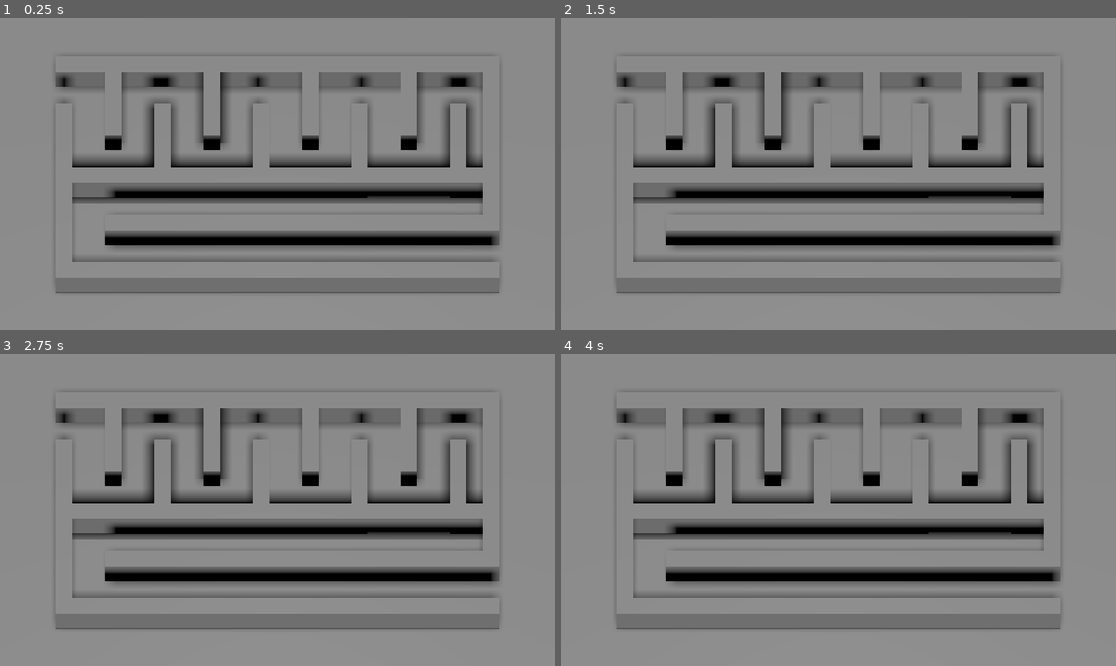
Above: before the commit, frames 1-4 (two rows, left to right).
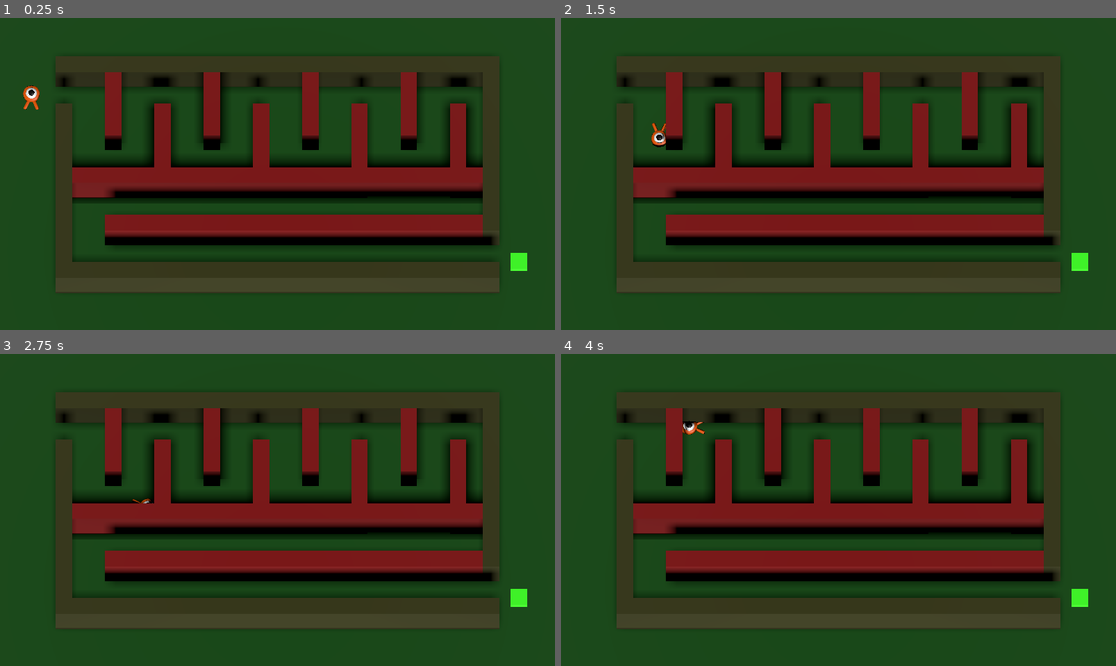
Above: after the commit, the same moments.

Repository: ThomasRichardson647/Research_Project_Godot
Game: Godot game, scene res://main.tscn
Two runs of this game, one before a commit and one after it. Both use one fixed random seed, a clock stepped at 60 frames per second and the inputs below. The project has no main scene, so this scene is started directly.
Inputs:
- Up to frame 1 (0.25 s): no input
- Up to frame 2 (1.5 s): tap Enter at 0.5 s; hold Right (move_right) 0.53-1.28 s; tap Space at 1.25 s; hold Down (move_back) from 1.28 s (still down)
- Up to frame 3 (2.75 s): tap Enter at 2 s; release Down (move_back) at 2.03 s; hold Right (move_right) from 2.03 s (still down)
- Up to frame 4 (4 s): tap Space at 2.75 s; release Right (move_right) at 2.78 s; hold Up (move_forward) 2.78-3.53 s; tap Enter at 3.5 s; hold Left (move_left) from 3.53 s (still down)

The runs differ from the first frame. In frame 1, 96% of the frame differs, in the area x 0-100%, y 0-100%; in frame 2, 96%; in frame 3, 96%; in frame 4, 96%.

Commit message:
Finished maze, added goal and main menu

Diff:
--- /dev/null
+++ b/main.gd
@@ -0,0 +1,18 @@
+extends Node
+
+@onready var player = $Player
+@onready var spawn = $SpawnPoint
+
+# Called when the node enters the scene tree for the first time.
+func _ready() -> void:
+	player.global_position = spawn.global_position
+
+
+# Called every frame. 'delta' is the elapsed time since the previous frame.
+func _process(delta: float) -> void:
+	pass
+
+
+func _on_goal_body_entered(body: Node3D) -> void:
+	if body.name == "Player":
+		get_tree().change_scene_to_file("res://main_menu.tscn")
--- a/main.tscn
+++ b/main.tscn
@@ -1,5 +1,6 @@
 [gd_scene format=3 uid="uid://2wap0283yk0r"]
 
+[ext_resource type="Script" uid="uid://cc8n3086pvl18" path="res://main.gd" id="1_0xm2m"]
 [ext_resource type="PackedScene" uid="uid://ceuu150fmggvr" path="res://player.tscn" id="1_ig7tw"]
 
 [sub_resource type="BoxShape3D" id="BoxShape3D_v6lpu"]
@@ -8,86 +9,131 @@
 [sub_resource type="BoxMesh" id="BoxMesh_v6lpu"]
 size = Vector3(60, 2, 60)
 
+[sub_resource type="StandardMaterial3D" id="StandardMaterial3D_lquwl"]
+albedo_color = Color(0.024324939, 0.28001264, 0.014293293, 1)
+
 [sub_resource type="BoxMesh" id="BoxMesh_k8axb"]
 size = Vector3(27, 4, 1)
 
+[sub_resource type="StandardMaterial3D" id="StandardMaterial3D_jix8l"]
+albedo_color = Color(0.20166707, 0.20434949, 0.044300355, 1)
+
 [sub_resource type="ConcavePolygonShape3D" id="ConcavePolygonShape3D_ig7tw"]
 data = PackedVector3Array(-13.5, 2, 0.5, 13.5, 2, 0.5, -13.5, -2, 0.5, 13.5, 2, 0.5, 13.5, -2, 0.5, -13.5, -2, 0.5, 13. …(464 unchanged characters)…
 
 [sub_resource type="BoxMesh" id="BoxMesh_4b1ng"]
 size = Vector3(1, 5, 11)
 
+[sub_resource type="StandardMaterial3D" id="StandardMaterial3D_glbon"]
+albedo_color = Color(0.2, 0.20392157, 0.043137256, 1)
+
 [sub_resource type="ConcavePolygonShape3D" id="ConcavePolygonShape3D_0xm2m"]
 data = PackedVector3Array(-0.5, 2.5, 5.5, 0.5, 2.5, 5.5, -0.5, -2.5, 5.5, 0.5, 2.5, 5.5, 0.5, -2.5, 5.5, -0.5, -2.5, 5. …(500 unchanged characters)…
 
 [sub_resource type="BoxMesh" id="BoxMesh_wxgqv"]
 size = Vector3(26, 5, 1)
 
+[sub_resource type="StandardMaterial3D" id="StandardMaterial3D_nlkkf"]
+albedo_color = Color(0.2, 0.20392157, 0.043137256, 1)
+
 [sub_resource type="ConcavePolygonShape3D" id="ConcavePolygonShape3D_h2yge"]
 data = PackedVector3Array(-13, 2.5, 0.5, 13, 2.5, 0.5, -13, -2.5, 0.5, 13, 2.5, 0.5, 13, -2.5, 0.5, -13, -2.5, 0.5, 13, …(464 unchanged characters)…
 
 [sub_resource type="BoxMesh" id="BoxMesh_iimlg"]
 size = Vector3(1, 5, 10)
 
+[sub_resource type="StandardMaterial3D" id="StandardMaterial3D_qe12f"]
+albedo_color = Color(0.2, 0.20392157, 0.043137256, 1)
+
 [sub_resource type="ConcavePolygonShape3D" id="ConcavePolygonShape3D_1bvp3"]
 data = PackedVector3Array(-0.5, 2.5, 5, 0.5, 2.5, 5, -0.5, -2.5, 5, 0.5, 2.5, 5, 0.5, -2.5, 5, -0.5, -2.5, 5, 0.5, 2.5, …(428 unchanged characters)…
 
 [sub_resource type="BoxMesh" id="BoxMesh_qeqny"]
 size = Vector3(1, 5, 4)
 
+[sub_resource type="StandardMaterial3D" id="StandardMaterial3D_8qtwp"]
+albedo_color = Color(0.49411765, 0, 0.007843138, 1)
+
 [sub_resource type="ConcavePolygonShape3D" id="ConcavePolygonShape3D_lquwl"]
 data = PackedVector3Array(-0.5, 2.5, 2, 0.5, 2.5, 2, -0.5, -2.5, 2, 0.5, 2.5, 2, 0.5, -2.5, 2, -0.5, -2.5, 2, 0.5, 2.5, …(428 unchanged characters)…
 
 [sub_resource type="BoxMesh" id="BoxMesh_8bw5d"]
 size = Vector3(5, 5, 1)
 
+[sub_resource type="StandardMaterial3D" id="StandardMaterial3D_dy7ct"]
+albedo_color = Color(0.49411765, 0, 0.007843138, 1)
+
 [sub_resource type="ConcavePolygonShape3D" id="ConcavePolygonShape3D_7mycd"]
 data = PackedVector3Array(-2.5, 2.5, 0.5, 2.5, 2.5, 0.5, -2.5, -2.5, 0.5, 2.5, 2.5, 0.5, 2.5, -2.5, 0.5, -2.5, -2.5, 0. …(500 unchanged characters)…
 
 [sub_resource type="BoxMesh" id="BoxMesh_c3pvy"]
 size = Vector3(1, 4, 5)
 
+[sub_resource type="StandardMaterial3D" id="StandardMaterial3D_0o4t1"]
+albedo_color = Color(0.49411765, 0, 0.007843138, 1)
+
 [sub_resource type="ConcavePolygonShape3D" id="ConcavePolygonShape3D_272bh"]
 data = PackedVector3Array(-0.5, 2, 2.5, 0.5, 2, 2.5, -0.5, -2, 2.5, 0.5, 2, 2.5, 0.5, -2, 2.5, -0.5, -2, 2.5, 0.5, 2, - …(428 unchanged characters)…
 
 [sub_resource type="BoxMesh" id="BoxMesh_jatrp"]
 size = Vector3(11, 4, 1)
 
+[sub_resource type="StandardMaterial3D" id="StandardMaterial3D_j5v2v"]
+albedo_color = Color(0.49411765, 0, 0.007843138, 1)
+
 [sub_resource type="ConcavePolygonShape3D" id="ConcavePolygonShape3D_5vw27"]
 data = PackedVector3Array(-5.5, 2, 0.5, 5.5, 2, 0.5, -5.5, -2, 0.5, 5.5, 2, 0.5, 5.5, -2, 0.5, -5.5, -2, 0.5, 5.5, 2, - …(428 unchanged characters)…
 
 [sub_resource type="BoxMesh" id="BoxMesh_un2v1"]
 size = Vector3(1, 5, 4)
 
+[sub_resource type="StandardMaterial3D" id="StandardMaterial3D_iotk1"]
+albedo_color = Color(0.49411765, 0, 0.007843138, 1)
+
 [sub_resource type="ConcavePolygonShape3D" id="ConcavePolygonShape3D_kek77"]
 data = PackedVector3Array(-0.5, 2.5, 2, 0.5, 2.5, 2, -0.5, -2.5, 2, 0.5, 2.5, 2, 0.5, -2.5, 2, -0.5, -2.5, 2, 0.5, 2.5, …(428 unchanged characters)…
 
 [sub_resource type="BoxMesh" id="BoxMesh_kuwib"]
 size = Vector3(1, 4, 5)
 
+[sub_resource type="StandardMaterial3D" id="StandardMaterial3D_w44g7"]
+albedo_color = Color(0.49411765, 0, 0.007843138, 1)
+
 [sub_resource type="ConcavePolygonShape3D" id="ConcavePolygonShape3D_4c57u"]
 data = PackedVector3Array(-0.5, 2, 2.5, 0.5, 2, 2.5, -0.5, -2, 2.5, 0.5, 2, 2.5, 0.5, -2, 2.5, -0.5, -2, 2.5, 0.5, 2, - …(428 unchanged characters)…
 
 [sub_resource type="BoxMesh" id="BoxMesh_ix1yx"]
 size = Vector3(1, 4, 4)
 
+[sub_resource type="StandardMaterial3D" id="StandardMaterial3D_cm266"]
+albedo_color = Color(0.49411765, 0, 0.007843138, 1)
+
 [sub_resource type="ConcavePolygonShape3D" id="ConcavePolygonShape3D_efxa6"]
 data = PackedVector3Array(-0.5, 2, 2, 0.5, 2, 2, -0.5, -2, 2, 0.5, 2, 2, 0.5, -2, 2, -0.5, -2, 2, 0.5, 2, -2, -0.5, 2,  …(356 unchanged characters)…
 
 [sub_resource type="BoxMesh" id="BoxMesh_0hbhk"]
 size = Vector3(1, 6, 5)
 
+[sub_resource type="StandardMaterial3D" id="StandardMaterial3D_g8g3n"]
+albedo_color = Color(0.49411765, 0, 0.007843138, 1)
+
 [sub_resource type="ConcavePolygonShape3D" id="ConcavePolygonShape3D_dg77c"]
 data = PackedVector3Array(-0.5, 3, 2.5, 0.5, 3, 2.5, -0.5, -3, 2.5, 0.5, 3, 2.5, 0.5, -3, 2.5, -0.5, -3, 2.5, 0.5, 3, - …(428 unchanged characters)…
 
 [sub_resource type="BoxMesh" id="BoxMesh_w7llf"]
 size = Vector3(5, 2, 1)
 
+[sub_resource type="StandardMaterial3D" id="StandardMaterial3D_8u0te"]
+albedo_color = Color(0.49411765, 0, 0.007843138, 1)
+
 [sub_resource type="ConcavePolygonShape3D" id="ConcavePolygonShape3D_ycdy4"]
 data = PackedVector3Array(-2.5, 1, 0.5, 2.5, 1, 0.5, -2.5, -1, 0.5, 2.5, 1, 0.5, 2.5, -1, 0.5, -2.5, -1, 0.5, 2.5, 1, - …(428 unchanged characters)…
 
 [sub_resource type="BoxMesh" id="BoxMesh_kmxhb"]
-size = Vector3(1, 5, 5)
+size = Vector3(1, 5, 4)
+
+[sub_resource type="StandardMaterial3D" id="StandardMaterial3D_oiatc"]
+albedo_color = Color(0.49411765, 0, 0.007843138, 1)
 
 [sub_resource type="ConcavePolygonShape3D" id="ConcavePolygonShape3D_w48qg"]
 data = PackedVector3Array(-0.5, 2.5, 2.5, 0.5, 2.5, 2.5, -0.5, -2.5, 2.5, 0.5, 2.5, 2.5, 0.5, -2.5, 2.5, -0.5, -2.5, 2. …(500 unchanged characters)…
@@ -95,22 +141,41 @@
 [sub_resource type="BoxMesh" id="BoxMesh_nog0t"]
 size = Vector3(1, 4, 5)
 
+[sub_resource type="StandardMaterial3D" id="StandardMaterial3D_0xm2m"]
+albedo_color = Color(0.49411765, 0, 0.007843138, 1)
+
 [sub_resource type="ConcavePolygonShape3D" id="ConcavePolygonShape3D_vivmo"]
 data = PackedVector3Array(-0.5, 2, 2.5, 0.5, 2, 2.5, -0.5, -2, 2.5, 0.5, 2, 2.5, 0.5, -2, 2.5, -0.5, -2, 2.5, 0.5, 2, - …(428 unchanged characters)…
 
 [sub_resource type="BoxMesh" id="BoxMesh_k1mh7"]
 size = Vector3(1, 5, 1)
 
+[sub_resource type="StandardMaterial3D" id="StandardMaterial3D_h2yge"]
+albedo_color = Color(0.49411765, 0, 0.007843138, 1)
+
 [sub_resource type="ConcavePolygonShape3D" id="ConcavePolygonShape3D_2cqfq"]
 data = PackedVector3Array(-0.5, 2.5, 0.5, 0.5, 2.5, 0.5, -0.5, -2.5, 0.5, 0.5, 2.5, 0.5, 0.5, -2.5, 0.5, -0.5, -2.5, 0. …(500 unchanged characters)…
 
 [sub_resource type="BoxMesh" id="BoxMesh_xr7y4"]
 size = Vector3(23, 5, 1)
 
+[sub_resource type="StandardMaterial3D" id="StandardMaterial3D_1bvp3"]
+albedo_color = Color(0.49411765, 0, 0.007843138, 1)
+
 [sub_resource type="ConcavePolygonShape3D" id="ConcavePolygonShape3D_yaehf"]
 data = PackedVector3Array(-11.5, 2.5, 0.5, 11.5, 2.5, 0.5, -11.5, -2.5, 0.5, 11.5, 2.5, 0.5, 11.5, -2.5, 0.5, -11.5, -2 …(536 unchanged characters)…
 
+[sub_resource type="StandardMaterial3D" id="StandardMaterial3D_7kgmd"]
+albedo_color = Color(0.23529412, 1, 0.1254902, 1)
+
+[sub_resource type="BoxMesh" id="BoxMesh_k4b4w"]
+material = SubResource("StandardMaterial3D_7kgmd")
+
+[sub_resource type="BoxShape3D" id="BoxShape3D_g856t"]
+size = Vector3(2, 2, 3)
+
 [node name="Main" type="Node" unique_id=907880105]
+script = ExtResource("1_0xm2m")
 
 [node name="Ground" type="StaticBody3D" parent="." unique_id=1921042682]
 transform = Transform3D(1, 0, 0, 0, 1, 0, 0, 0, 1, 0, -1, 0)
@@ -121,13 +186,15 @@
 
 [node name="MeshInstance3D" type="MeshInstance3D" parent="Ground" unique_id=338723012]
 mesh = SubResource("BoxMesh_v6lpu")
+surface_material_override/0 = SubResource("StandardMaterial3D_lquwl")
 
 [node name="DirectionalLight3D" type="DirectionalLight3D" parent="." unique_id=1692067483]
 transform = Transform3D(1, 0, 0, 0, 0.4999999, 0.86602545, 0, -0.86602545, 0.4999999, 0, 33, 0)
 shadow_enabled = true
 
 [node name="Player" parent="." unique_id=781419044 instance=ExtResource("1_ig7tw")]
-visible = false
+speed = 14
+fall_acceleration = 75
 
 [node name="OuterWalls" type="StaticBody3D" parent="." unique_id=527232298]
 transform = Transform3D(1, 0, 0, 0, 1, 0, 0, 0, 1, 0, 3, 0)
@@ -135,6 +202,7 @@
 [node name="topwall" type="MeshInstance3D" parent="OuterWalls" unique_id=273552063]
 transform = Transform3D(1, 0, 0, 0, 1, 0, 0, 0, 1, 0, -1.5, -6)
 mesh = SubResource("BoxMesh_k8axb")
+surface_material_override/0 = SubResource("StandardMaterial3D_jix8l")
 
 [node name="CollisionShape3D" type="CollisionShape3D" parent="OuterWalls" unique_id=986267217]
 transform = Transform3D(1, 0, 0, 0, 1, 0, 0, 0, 1, 0, -1.5, -6)
@@ -143,6 +211,7 @@
 [node name="leftwall" type="MeshInstance3D" parent="OuterWalls" unique_id=199465974]
 transform = Transform3D(1, 0, 0, 0, 1, 0, 0, 0, 1, -13, -2, 2)
 mesh = SubResource("BoxMesh_4b1ng")
+surface_material_override/0 = SubResource("StandardMaterial3D_glbon")
 
 [node name="CollisionShape3D2" type="CollisionShape3D" parent="OuterWalls" unique_id=2030149946]
 transform = Transform3D(1, 0, 0, 0, 1, 0, 0, 0, 1, -13, -2, 2)
@@ -151,6 +220,7 @@
 [node name="bottomwall" type="MeshInstance3D" parent="OuterWalls" unique_id=1158381928]
 transform = Transform3D(1, 0, 0, 0, 1, 0, 0, 0, 1, 0.5, -2, 7)
 mesh = SubResource("BoxMesh_wxgqv")
+surface_material_override/0 = SubResource("StandardMaterial3D_nlkkf")
 
 [node name="CollisionShape3D3" type="CollisionShape3D" parent="OuterWalls" unique_id=643716357]
 transform = Transform3D(1, 0, 0, 0, 1, 0, 0, 0, 1, 0.5, -2, 7)
@@ -159,6 +229,7 @@
 [node name="rightwall" type="MeshInstance3D" parent="OuterWalls" unique_id=1548018492]
 transform = Transform3D(1, 0, 0, 0, 1, 0, 0, 0, 1, 13, -2, -0.5)
 mesh = SubResource("BoxMesh_iimlg")
+surface_material_override/0 = SubResource("StandardMaterial3D_qe12f")
 
 [node name="CollisionShape3D4" type="CollisionShape3D" parent="OuterWalls" unique_id=1374127965]
 transform = Transform3D(1, 0, 0, 0, 1, 0, 0, 0, 1, 13, -2, -0.5)
@@ -169,6 +240,7 @@
 [node name="MeshInstance3D" type="MeshInstance3D" parent="InnerWalls" unique_id=2123159398]
 transform = Transform3D(1, 0, 0, 0, 1, 0, 0, 0, 1, -10, 1, -3.5)
 mesh = SubResource("BoxMesh_qeqny")
+surface_material_override/0 = SubResource("StandardMaterial3D_8qtwp")
 
 [node name="CollisionShape3D" type="CollisionShape3D" parent="InnerWalls" unique_id=721211924]
 transform = Transform3D(1, 0, 0, 0, 1, 0, 0, 0, 1, -10, 1, -3.5)
@@ -177,6 +249,7 @@
 [node name="MeshInstance3D2" type="MeshInstance3D" parent="InnerWalls" unique_id=842692063]
 transform = Transform3D(1, 0, 0, 0, 1, 0, 0, 0, 1, -10, 1, 1)
 mesh = SubResource("BoxMesh_8bw5d")
+surface_material_override/0 = SubResource("StandardMaterial3D_dy7ct")
 
 [node name="CollisionShape3D2" type="CollisionShape3D" parent="InnerWalls" unique_id=1624057615]
 transform = Transform3D(1, 0, 0, 0, 1, 0, 0, 0, 1, -10, 1, 1)
@@ -185,6 +258,7 @@
 [node name="MeshInstance3D3" type="MeshInstance3D" parent="InnerWalls" unique_id=199612529]
 transform = Transform3D(1, 0, 0, 0, 1, 0, 0, 0, 1, -7, 1.5, -1)
 mesh = SubResource("BoxMesh_c3pvy")
+surface_material_override/0 = SubResource("StandardMaterial3D_0o4t1")
 
 [node name="CollisionShape3D3" type="CollisionShape3D" parent="InnerWalls" unique_id=69437530]
 transform = Transform3D(1, 0, 0, 0, 1, 0, 0, 0, 1, -7, 1.5, -1)
@@ -193,6 +267,7 @@
 [node name="MeshInstance3D4" type="MeshInstance3D" parent="InnerWalls" unique_id=1598988280]
 transform = Transform3D(1, 0, 0, 0, 1, 0, 0, 0, 1, -1, 1.5, 1)
 mesh = SubResource("BoxMesh_jatrp")
+surface_material_override/0 = SubResource("StandardMaterial3D_j5v2v")
 
 [node name="CollisionShape3D4" type="CollisionShape3D" parent="InnerWalls" unique_id=152520913]
 transform = Transform3D(1, 0, 0, 0, 1, 0, 0, 0, 1, -1, 1.5, 1)
@@ -201,6 +276,7 @@
 [node name="MeshInstance3D5" type="MeshInstance3D" parent="InnerWalls" unique_id=2073160450]
 transform = Transform3D(1, 0, 0, 0, 1, 0, 0, 0, 1, -4, 1, -3.5)
 mesh = SubResource("BoxMesh_un2v1")
+surface_material_override/0 = SubResource("StandardMaterial3D_iotk1")
 
 [node name="CollisionShape3D5" type="CollisionShape3D" parent="InnerWalls" unique_id=1145260772]
 transform = Transform3D(1, 0, 0, 0, 1, 0, 0, 0, 1, -4, 1, -3.5)
@@ -209,6 +285,7 @@
 [node name="MeshInstance3D6" type="MeshInstance3D" parent="InnerWalls" unique_id=834143242]
 transform = Transform3D(1, 0, 0, 0, 1, 0, 0, 0, 1, -1, 1.5, -1)
 mesh = SubResource("BoxMesh_kuwib")
+surface_material_override/0 = SubResource("StandardMaterial3D_w44g7")
 
 [node name="CollisionShape3D6" type="CollisionShape3D" parent="InnerWalls" unique_id=396977459]
 transform = Transform3D(1, 0, 0, 0, 1, 0, 0, 0, 1, -1, 1.5, -1)
@@ -217,6 +294,7 @@
 [node name="MeshInstance3D7" type="MeshInstance3D" parent="InnerWalls" unique_id=1474396094]
 transform = Transform3D(1, 0, 0, 0, 1, 0, 0, 0, 1, 2, 1.5, -3.5)
 mesh = SubResource("BoxMesh_ix1yx")
+surface_material_override/0 = SubResource("StandardMaterial3D_cm266")
 
 [node name="CollisionShape3D7" type="CollisionShape3D" parent="InnerWalls" unique_id=292879899]
 transform = Transform3D(1, 0, 0, 0, 1, 0, 0, 0, 1, 2, 1.5, -3.5)
@@ -225,6 +303,7 @@
 [node name="MeshInstance3D8" type="MeshInstance3D" parent="InnerWalls" unique_id=380512215]
 transform = Transform3D(1, 0, 0, 0, 1, 0, 0, 0, 1, 5, 0.5, -1)
 mesh = SubResource("BoxMesh_0hbhk")
+surface_material_override/0 = SubResource("StandardMaterial3D_g8g3n")
 
 [node name="CollisionShape3D8" type="CollisionShape3D" parent="InnerWalls" unique_id=1306744768]
 transform = Transform3D(1, 0, 0, 0, 1, 0, 0, 0, 1, 5, 0.5, -1)
@@ -233,14 +312,16 @@
 [node name="MeshInstance3D9" type="MeshInstance3D" parent="InnerWalls" unique_id=698690952]
 transform = Transform3D(1, 0, 0, 0, 1, 0, 0, 0, 1, 8, 2.5, 1)
 mesh = SubResource("BoxMesh_w7llf")
+surface_material_override/0 = SubResource("StandardMaterial3D_8u0te")
 
 [node name="CollisionShape3D9" type="CollisionShape3D" parent="InnerWalls" unique_id=1906066758]
 transform = Transform3D(1, 0, 0, 0, 1, 0, 0, 0, 1, 8, 2.5, 1)
 shape = SubResource("ConcavePolygonShape3D_ycdy4")
 
 [node name="MeshInstance3D10" type="MeshInstance3D" parent="InnerWalls" unique_id=531572613]
-transform = Transform3D(1, 0, 0, 0, 1, 0, 0, 0, 1, 8, 1, -4)
+transform = Transform3D(1, 0, 0, 0, 1, 0, 0, 0, 1, 8, 1, -3.5)
 mesh = SubResource("BoxMesh_kmxhb")
+surface_material_override/0 = SubResource("StandardMaterial3D_oiatc")
 
 [node name="CollisionShape3D10" type="CollisionShape3D" parent="InnerWalls" unique_id=1658635799]
 transform = Transform3D(1, 0, 0, 0, 1, 0, 0, 0, 1, 8, 1, -4)
@@ -249,6 +330,7 @@
 [node name="MeshInstance3D11" type="MeshInstance3D" parent="InnerWalls" unique_id=848518743]
 transform = Transform3D(1, 0, 0, 0, 1, 0, 0, 0, 1, 11, 1.5, -1)
 mesh = SubResource("BoxMesh_nog0t")
+surface_material_override/0 = SubResource("StandardMaterial3D_0xm2m")
 
 [node name="CollisionShape3D11" type="CollisionShape3D" parent="InnerWalls" unique_id=992303553]
 transform = Transform3D(1, 0, 0, 0, 1, 0, 0, 0, 1, 11, 1.5, -1)
@@ -257,6 +339,7 @@
 [node name="MeshInstance3D12" type="MeshInstance3D" parent="InnerWalls" unique_id=439992614]
 transform = Transform3D(1, 0, 0, 0, 1, 0, 0, 0, 1, 12, 1, 1)
 mesh = SubResource("BoxMesh_k1mh7")
+surface_material_override/0 = SubResource("StandardMaterial3D_h2yge")
 
 [node name="CollisionShape3D12" type="CollisionShape3D" parent="InnerWalls" unique_id=404999727]
 transform = Transform3D(1, 0, 0, 0, 1, 0, 0, 0, 1, 12, 1, 1)
@@ -265,6 +348,7 @@
 [node name="MeshInstance3D13" type="MeshInstance3D" parent="InnerWalls" unique_id=543051242]
 transform = Transform3D(1, 0, 0, 0, 1, 0, 0, 0, 1, 1, 1, 4)
 mesh = SubResource("BoxMesh_xr7y4")
+surface_material_override/0 = SubResource("StandardMaterial3D_1bvp3")
 
 [node name="CollisionShape3D13" type="CollisionShape3D" parent="InnerWalls" unique_id=239775495]
 transform = Transform3D(1, 0, 0, 0, 1, 0, 0, 0, 1, 1, 1, 4)
@@ -279,3 +363,17 @@
 size = 19.0
 
 [node name="SpawnPoint" type="Marker3D" parent="." unique_id=833951290]
+transform = Transform3D(1, 0, 0, 0, 1, 0, 0, 0, 1, -15, 0, -5)
+
+[node name="Goal" type="Area3D" parent="." unique_id=1453695014]
+transform = Transform3D(1, 0, 0, 0, 1, 0, 0, 0, 1, 20, 0, 3)
+
+[node name="MeshInstance3D" type="MeshInstance3D" parent="Goal" unique_id=1984513086]
+transform = Transform3D(1, 0, 0, 0, 1, 0, 0, 0, 1, -5.2928753, 0, 2.6005964)
+mesh = SubResource("BoxMesh_k4b4w")
+
+[node name="CollisionShape3D" type="CollisionShape3D" parent="Goal" unique_id=1753267886]
+transform = Transform3D(1, 0, 0, 0, 1, 0, 0, 0, 1, -4.7928753, 0.5, 2.6005964)
+shape = SubResource("BoxShape3D_g856t")
+
+[connection signal="body_entered" from="Goal" to="." method="_on_goal_body_entered"]
--- /dev/null
+++ b/main_menu.gd
@@ -0,0 +1,19 @@
+extends CanvasLayer
+
+
+# Called when the node enters the scene tree for the first time.
+func _ready() -> void:
+	pass # Replace with function body.
+
+
+# Called every frame. 'delta' is the elapsed time since the previous frame.
+func _process(delta: float) -> void:
+	pass
+
+
+func _on_play_button_pressed() -> void:
+	get_tree().change_scene_to_file("res://main.tscn")
+
+
+func _on_quit_button_pressed() -> void:
+	get_tree().quit()
--- /dev/null
+++ b/main_menu.tscn
@@ -0,0 +1,71 @@
+[gd_scene format=3 uid="uid://csx24g8o2x5tj"]
+
+[ext_resource type="FontFile" uid="uid://cyxhh7ddkn62q" path="res://fonts/Montserrat-Medium.ttf" id="1_7vrkn"]
+[ext_resource type="Script" uid="uid://d04nxmkb60ff4" path="res://main_menu.gd" id="1_fu7sn"]
+[ext_resource type="Texture2D" uid="uid://dln8vcng6qggn" path="res://art/background.jpg" id="2_fu7sn"]
+
+[node name="MainMenu" type="CanvasLayer" unique_id=503520655]
+script = ExtResource("1_fu7sn")
+
+[node name="Control" type="Control" parent="." unique_id=2115195542]
+layout_mode = 3
+anchors_preset = 15
+anchor_right = 1.0
+anchor_bottom = 1.0
+grow_horizontal = 2
+grow_vertical = 2
+
+[node name="MarginContainer" type="MarginContainer" parent="Control" unique_id=438088818]
+layout_mode = 1
+anchors_preset = 15
+anchor_right = 1.0
+anchor_bottom = 1.0
+grow_horizontal = 2
+grow_vertical = 2
+scale = Vector2(1.7028328, 1.4815115)
+theme_override_constants/margin_left = 90
+theme_override_constants/margin_top = 110
+theme_override_constants/margin_right = 90
+theme_override_constants/margin_bottom = 110
+
+[node name="VBoxContainer" type="VBoxContainer" parent="Control/MarginContainer" unique_id=1156604063]
+layout_mode = 2
+
+[node name="Label" type="Label" parent="Control/MarginContainer/VBoxContainer" unique_id=238414095]
+layout_mode = 2
+size_flags_horizontal = 0
+theme_override_fonts/font = ExtResource("1_7vrkn")
+theme_override_font_sizes/font_size = 60
+text = "Super Mega Maze Runner"
+
+[node name="PlayButton" type="Button" parent="Control/MarginContainer/VBoxContainer" unique_id=693532665]
+layout_mode = 2
+size_flags_horizontal = 0
+theme_override_colors/font_hover_color = Color(0.06666667, 0.9490196, 0.1882353, 1)
+theme_override_fonts/font = ExtResource("1_7vrkn")
+theme_override_font_sizes/font_size = 30
+action_mode = 0
+text = "      Play      "
+
+[node name="MarginContainer" type="MarginContainer" parent="Control/MarginContainer/VBoxContainer" unique_id=474730547]
+custom_minimum_size = Vector2(0, 240)
+layout_mode = 2
+
+[node name="QuitButton" type="Button" parent="Control/MarginContainer/VBoxContainer" unique_id=2113056994]
+layout_mode = 2
+size_flags_horizontal = 0
+theme_override_colors/font_hover_color = Color(0.911227, 0.0077496525, 0.0151845785, 1)
+theme_override_fonts/font = ExtResource("1_7vrkn")
+theme_override_font_sizes/font_size = 30
+text = "      Quit      "
+
+[node name="Background" type="Node2D" parent="." unique_id=933484601]
+
+[node name="Sprite2D" type="Sprite2D" parent="Background" unique_id=1891854634]
+z_index = -1
+position = Vector2(835, 451)
+scale = Vector2(4.4690766, 2.890361)
+texture = ExtResource("2_fu7sn")
+
+[connection signal="pressed" from="Control/MarginContainer/VBoxContainer/PlayButton" to="." method="_on_play_button_pressed"]
+[connection signal="pressed" from="Control/MarginContainer/VBoxContainer/QuitButton" to="." method="_on_quit_button_pressed"]
--- a/player.gd
+++ b/player.gd
@@ -8,7 +8,7 @@
 
 var target_velocity = Vector3.ZERO
 
-func _physics_process(delta):
+func _physics_process(_delta):
 	#stores input direction
 	var direction = Vector3.ZERO
 
@@ -32,7 +32,7 @@
 
 	# in air velocity
 	if not is_on_floor():
-		target_velocity.y = target_velocity.y - (fall_acceleration * delta)
+		target_velocity.y = target_velocity.y - (fall_acceleration * _delta)
 
 	# character movement
 	velocity = target_velocity
--- a/player.tscn
+++ b/player.tscn
@@ -3,16 +3,19 @@
 [ext_resource type="PackedScene" uid="uid://d0ypm0v45pwdv" path="res://art/player.glb" id="1_4flbx"]
 [ext_resource type="Script" uid="uid://cnd3r3qyfy5so" path="res://player.gd" id="1_onrkg"]
 
-[sub_resource type="SphereShape3D" id="SphereShape3D_v6lpu"]
-radius = 1.0
+[sub_resource type="BoxShape3D" id="BoxShape3D_h2yge"]
+size = Vector3(1, 0.3803711, 1.1763916)
 
 [node name="Player" type="CharacterBody3D" unique_id=781419044]
 script = ExtResource("1_onrkg")
+speed = null
+fall_acceleration = null
 
 [node name="Pivot" type="Node3D" parent="." unique_id=1079876171]
 
 [node name="Character" parent="Pivot" unique_id=2127270124 instance=ExtResource("1_4flbx")]
+transform = Transform3D(0.5, 0, 0, 0, 0.5, 0, 0, 0, 0.5, 0, 0.2525506, 0)
 
 [node name="CollisionShape3D" type="CollisionShape3D" parent="." unique_id=1419020249]
-transform = Transform3D(0.8, 0, 0, 0, 0.8, 0, 0, 0, 0.8, 0, 0.8, 0)
-shape = SubResource("SphereShape3D_v6lpu")
+transform = Transform3D(0.8, 0, 0, 0, 0.8, 0, 0, 0, 0.8, 0, 0.266572, 0.19936523)
+shape = SubResource("BoxShape3D_h2yge")
Binary file added: art/background.jpg
Not shown, added: art/background.jpg.import
Not shown, added: main.gd.uid
Not shown, added: main_menu.gd.uid
